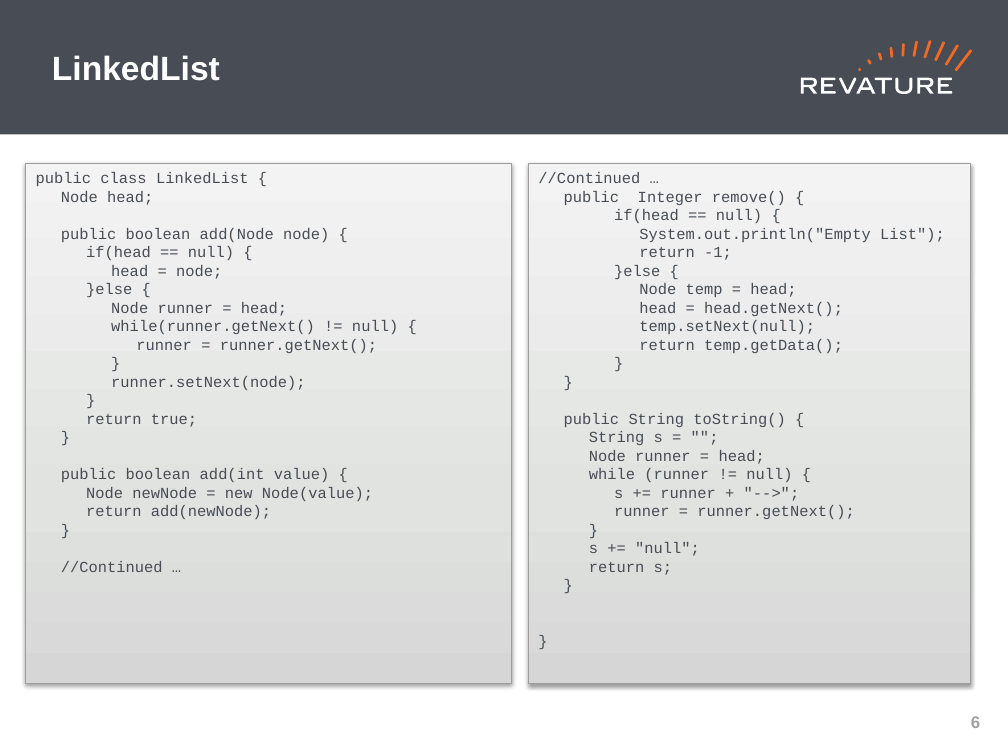
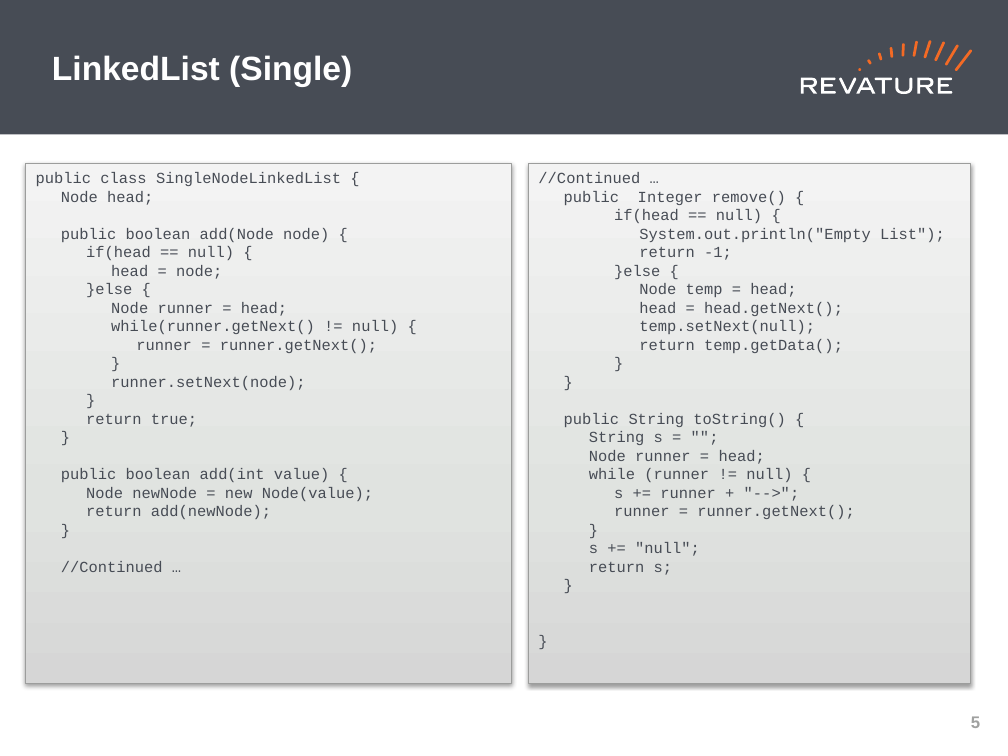
Before and after one commit to jhigherevature/8302021_RAP, a slide deck: slide 6 of powerpoints/Day_16.pptx (slide 7 before the commit). Drawn at 1008x756 pixels with LibreOffice and Linux fonts; fonts in the diff are those of the drawing. Boxes give left, top, right and bottom in pixels: in the first picture for what was removed or moved away, otherwise in the second. Text is boxed around its words. In the diff, an @@ line names an element or a change of style, - is before the commit and + after.

```diff
--- a/powerpoints/Day_16.pptx
+++ b/powerpoints/Day_16.pptx
@@ title at (52,55,352,87): text changed @@
-LinkedList
+LinkedList (Single)
@@ text in rectangle at (36,172,341,186): text changed @@
-public class LinkedList {
+public class SingleNodeLinkedList {
```
Also in this commit, not shown: 2 other slides changed, 5 slides added, 4 other files.
